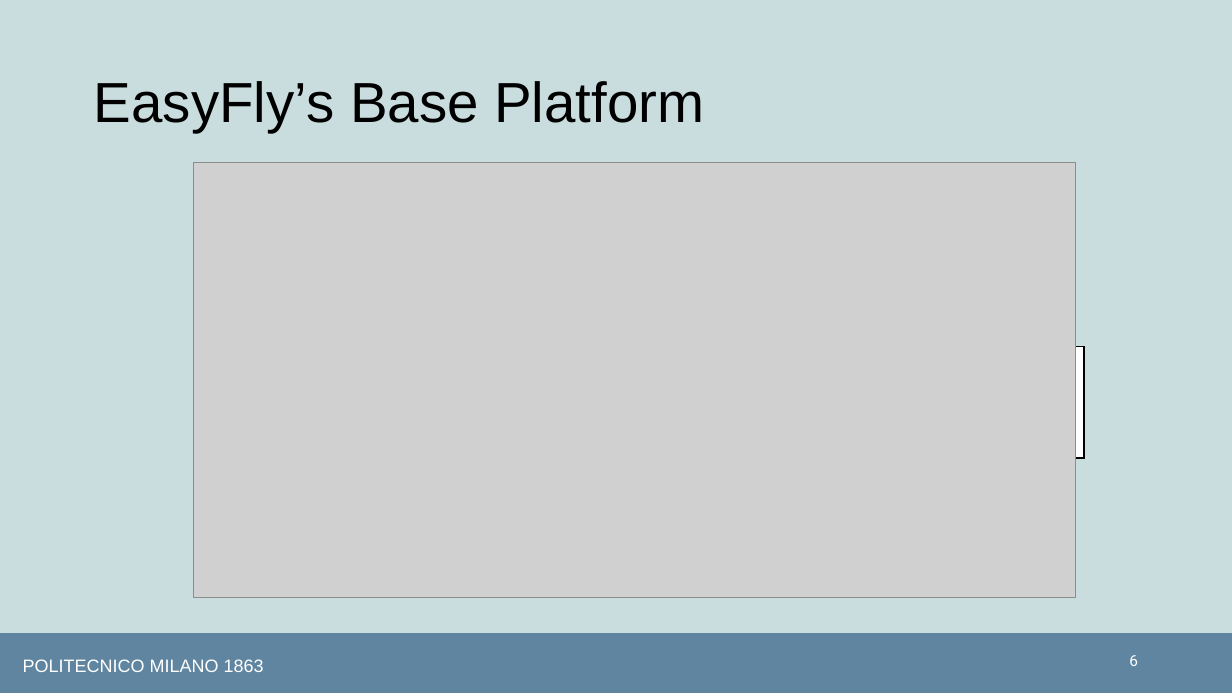
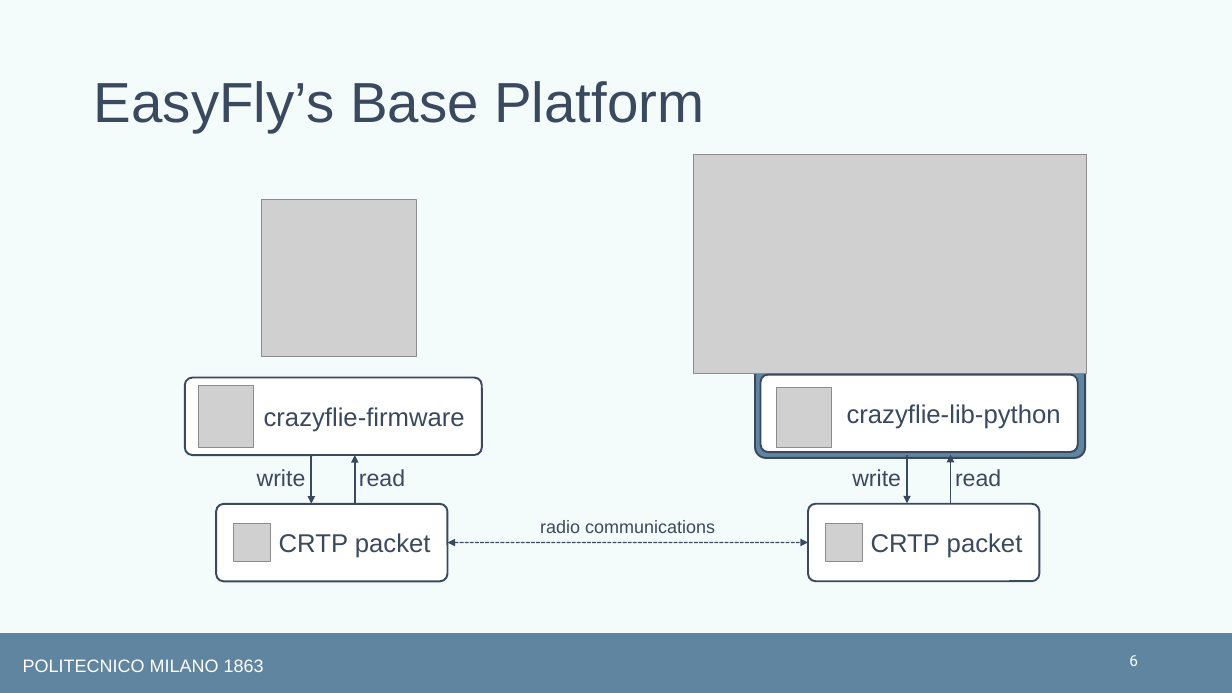
Before and after one commit to matplona/crazyflie-lib-python, a slide deck: slide 6 of Thesis/Presentation/thesis_presentation.pptx. Drawn at 1232x693 pixels with LibreOffice and Linux fonts; fonts in the diff are those of the drawing; grey boxes stand for pictures. Boxes give left, top, right and bottom in pixels: in the first picture for what was removed or moved away, otherwise in the second. Text is boxed around its words. In the diff, an @@ line names an element or a change of style, - is before the commit and + after.

```diff
--- a/Thesis/Presentation/thesis_presentation.pptx
+++ b/Thesis/Presentation/thesis_presentation.pptx
@@ background #C9DDDE to #F3FBFB @@
@@ title "EasyFly’s Base Platform" at [94, 81, 704, 132]: text colour #000000 to #3A495E @@
@@ picture removed at [194, 163, 1076, 598] @@
@@ picture added at [694, 155, 1087, 374] @@
@@ rounded rectangle: place and size @@
-rounded rectangle at [754, 347, 1084, 458]
+rounded rectangle at [755, 332, 1085, 458]
@@ rounded rectangle at [755, 332, 1085, 458]: rectangle to rounded rectangle; fill #FFFFFF to #6085A0; outline #000000 1.5 pt to #3A495E 1.5 pt @@
@@ group added at [185, 200, 1078, 581]: 5 pictures, 5 texts, 4 rounded rectangles, 4 arrows, 1 double arrow @@
+CRTP packet
+CRTP packet
+crazyflie-firmware
+crazyflie-lib-python
+write
+read
+write
+read
+radio communications
```
Also in this commit, not shown: 10 other slides changed, 6 slides added, 3 slides removed, 7 other files.
